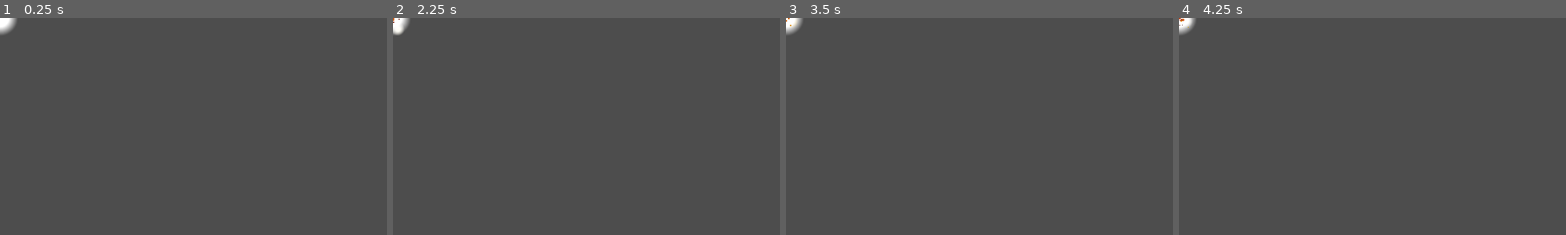
Above: before the commit, frames 1-4 (left to right).
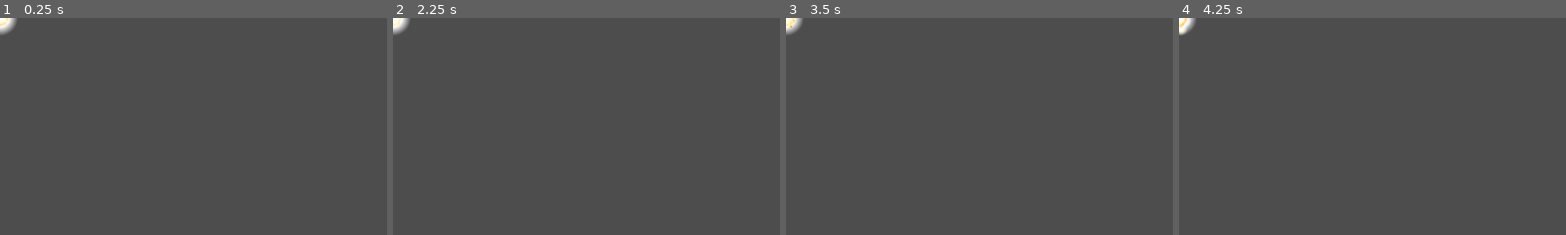
Above: after the commit, the same moments.

Repository: BlurryGames/VFXSecrets
Game: Godot game, scene res://07Fireball/FireballEffect/fireball_effect.tscn
The game is run twice, just before and just after one commit, with the same random seed, the same clock (stepped at 60 frames per second) and the same inputs. The project has no main scene, so this scene is started directly.
Inputs (mouse positions are % of the whole screen's width and height, from its top left):
- Up to frame 1 (0.25 s): no input
- Up to frame 2 (2.25 s): tap Enter (ui_accept) at 0.5, 0.77, 1.25, 1.52, 2 s; move the mouse to (72, 45) at 0.52 s; move the mouse to (30, 55) at 1.27 s; move the mouse to (60, 28) at 2.02 s
- Up to frame 3 (3.5 s): tap Enter (ui_accept) at 2.75, 3.02 s; move the mouse to (45, 70) at 2.77 s
- Up to frame 4 (4.25 s): tap Enter (ui_accept) at 3.5, 3.77 s; move the mouse to (80, 65) at 3.52 s
The pictures show only the part of the screen within x 0-50%, y 0-50%; the shares and areas given below are measured in that part.

The runs differ from the first frame. In frame 1, less than 0.1% of the frame differs, in the area x 0-3%, y 0-5%; in frame 2, 0.1%, in the area x 0-3%, y 0-9%; in frame 3, less than 0.1%; in frame 4, 0.1%.

Commit message:
Section7: Fireball / Lesson4: Designing the trail

Diff:
--- a/07Fireball/FireballEffect/fireball_effect.tscn
+++ b/07Fireball/FireballEffect/fireball_effect.tscn
@@ -1,10 +1,11 @@
-[gd_scene load_steps=12 format=3 uid="uid://cqt2n6ovnyamq"]
+[gd_scene load_steps=17 format=3 uid="uid://cqt2n6ovnyamq"]
 
 [ext_resource type="Texture2D" uid="uid://dkoh2msmk8pg6" path="res://07Fireball/FireballEffect/fireball_gradient.tres" id="1_0x2x2"]
 [ext_resource type="Texture2D" uid="uid://4ua7pb5spwik" path="res://05Explosions/DesigningTheMainExplosion/puff_gradient.tres" id="1_qjm4c"]
 [ext_resource type="Texture2D" uid="uid://dumpolocal7r5" path="res://07Fireball/FireballEffect/white_glowing_circle.tres" id="2_me4p7"]
 [ext_resource type="Texture2D" uid="uid://csg225q0tyt4v" path="res://05Explosions/DesigningTheMainExplosion/explosion_gradient.tres" id="4_incsx"]
 [ext_resource type="Texture2D" uid="uid://k2jpxripwjcu" path="res://05Explosions/DesigningTheMainExplosion/sparkle.tres" id="5_mtf41"]
+[ext_resource type="Texture2D" uid="uid://bfffxni652y32" path="res://05Explosions/DesigningTheMainExplosion/puff_smooth.tres" id="6_cdele"]
 
 [sub_resource type="Curve" id="Curve_xs784"]
 _data = [Vector2(0.56, 1), 0.0, -2.65568, 0, 0, Vector2(1, 0.417582), -0.0323206, 0.0, 0, 0]
@@ -51,6 +52,41 @@
 scale_curve = SubResource("CurveTexture_ejmps")
 color_ramp = ExtResource("4_incsx")
 
+[sub_resource type="ParticleProcessMaterial" id="ParticleProcessMaterial_70c1l"]
+particle_flag_disable_z = true
+emission_shape = 1
+emission_sphere_radius = 15.0
+gravity = Vector3(0, 0, 0)
+radial_accel_min = -2.23517e-06
+radial_accel_max = -2.23517e-06
+tangential_accel_min = -2.23517e-06
+tangential_accel_max = -2.23517e-06
+scale_min = 0.07
+scale_max = 0.1
+scale_curve = SubResource("CurveTexture_ejmps")
+color_ramp = ExtResource("4_incsx")
+
+[sub_resource type="Curve" id="Curve_6157v"]
+_data = [Vector2(0, 1), 0.0, -0.736264, 0, 1, Vector2(1, 0.263736), -0.736264, 0.0, 1, 0]
+point_count = 2
+
+[sub_resource type="CurveTexture" id="CurveTexture_oy0py"]
+curve = SubResource("Curve_6157v")
+
+[sub_resource type="ParticleProcessMaterial" id="ParticleProcessMaterial_iphyr"]
+particle_flag_disable_z = true
+emission_shape = 1
+emission_sphere_radius = 5.0
+angle_min = 1.07288e-05
+angle_max = 360.0
+angular_velocity_min = 140.0
+angular_velocity_max = 200.0
+gravity = Vector3(0, 0, 0)
+scale_min = 0.5
+scale_max = 0.5
+scale_curve = SubResource("CurveTexture_oy0py")
+color_ramp = ExtResource("1_0x2x2")
+
 [node name="FireballEffect" type="Node"]
 
 [node name="CoreFlames" type="GPUParticles2D" parent="."]
@@ -68,3 +104,22 @@
 texture = ExtResource("5_mtf41")
 explosiveness = 0.2
 randomness = 1.0
+
+[node name="TrailSparkles" type="GPUParticles2D" parent="."]
+amount = 16
+process_material = SubResource("ParticleProcessMaterial_70c1l")
+texture = ExtResource("5_mtf41")
+explosiveness = 0.2
+randomness = 1.0
+
+[node name="PointLight2D" type="PointLight2D" parent="."]
+color = Color(1, 0.227451, 0.227451, 1)
+energy = 0.3
+texture = ExtResource("2_me4p7")
+texture_scale = 5.0
+
+[node name="FireTrail" type="GPUParticles2D" parent="."]
+amount = 64
+process_material = SubResource("ParticleProcessMaterial_iphyr")
+texture = ExtResource("6_cdele")
+lifetime = 0.5
